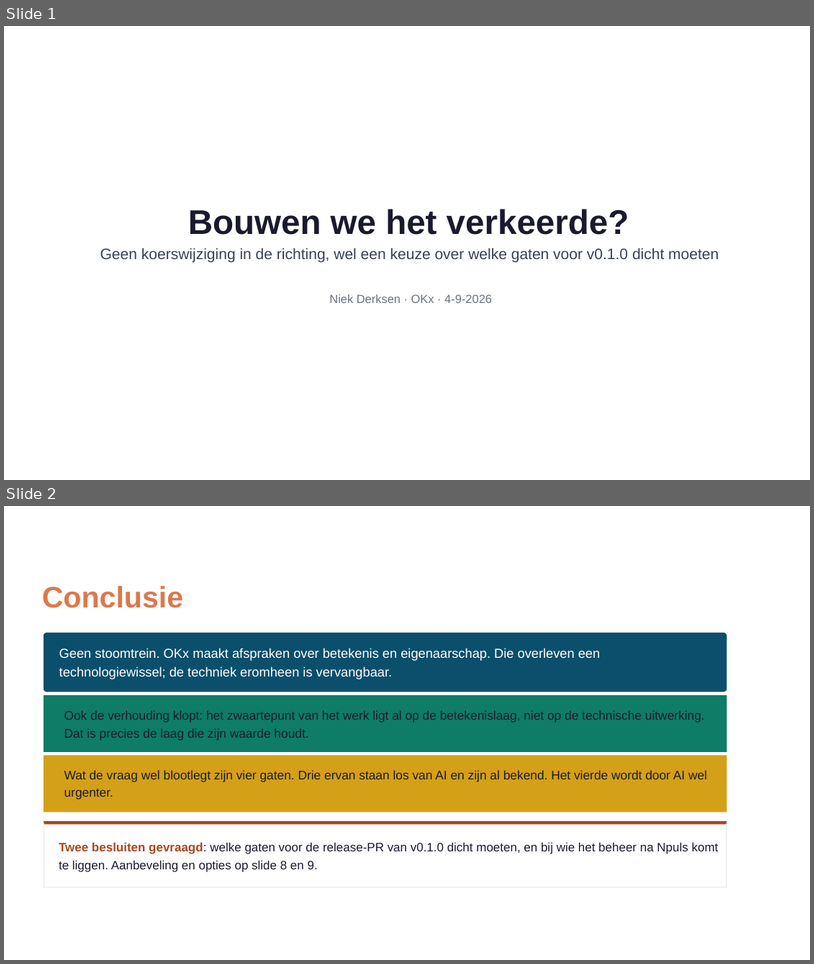
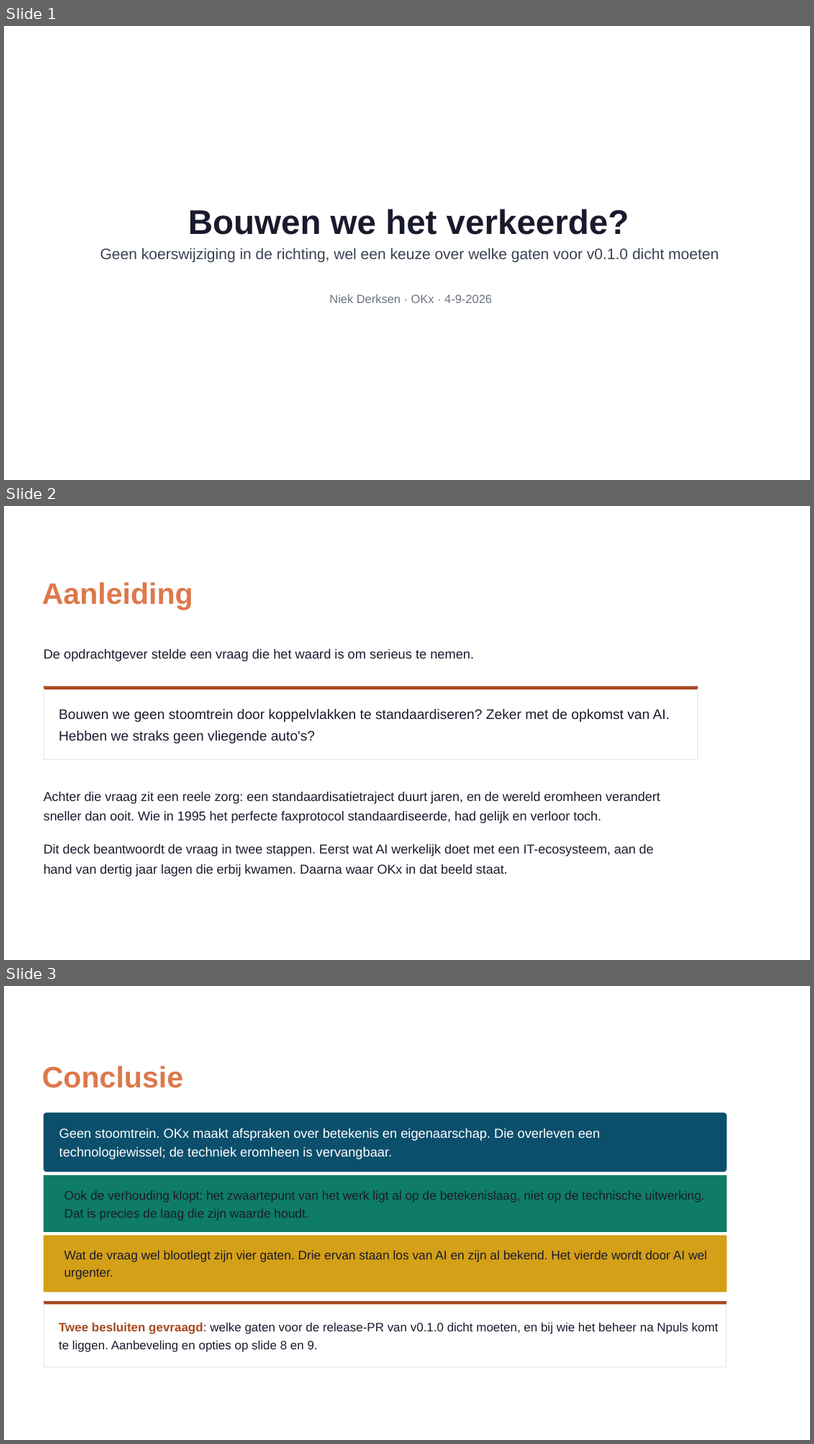
Before and after one commit to Npuls-OKx/meta, a slide deck: presentaties/export/260904_ai_houdbaarheid/260904_ai_houdbaarheid.pptx. Shown one above the other, each under a label of ours: slides 1 and 2 before the commit, slides 1, 2 and 3 after it. The pictures are 814x964 and 814x1444 pixels, drawn with LibreOffice and Linux fonts; fonts in the diff are those of the drawing; background and template pictures are left out. Boxes give left, top, right and bottom in pixels: in the first picture for what was removed or moved away, otherwise in the second. Text is boxed around its words. In the diff, an @@ line names an element or a change of style, - is before the commit and + after.

```diff
--- a/presentaties/export/260904_ai_houdbaarheid/260904_ai_houdbaarheid.pptx
+++ b/presentaties/export/260904_ai_houdbaarheid/260904_ai_houdbaarheid.pptx
@@ slide 2 added at (x1=4, y1=506, x2=810, y2=960), background picture (left out) @@
@@ freeform shape added at (x1=4, y1=506, x2=810, y2=960), fill #000000 @@
@@ freeform shape added at (x1=4, y1=506, x2=810, y2=960), fill #FFFFFF @@
@@ text added at (x1=42, y1=582, x2=193, y2=610), 27 pt, text #DD784B, bold @@
+Aanleiding
@@ text added at (x1=44, y1=649, x2=474, y2=662), 12 pt, text #1A1A2E @@
+De opdrachtgever stelde een vraag die het waard is om serieus te nemen.
@@ freeform shape added at (x1=44, y1=686, x2=698, y2=760), fill #FFFFFF @@
@@ freeform shape added at (x1=44, y1=686, x2=698, y2=689), fill #A8481F @@
@@ freeform shape added at (x1=44, y1=686, x2=44, y2=760), fill #E5E7EB @@
@@ freeform shape added at (x1=697, y1=686, x2=698, y2=760), fill #E5E7EB @@
@@ text added at (x1=59, y1=709, x2=670, y2=722), 12.6 pt, text #1A1A2E @@
+Bouwen we geen stoomtrein door koppelvlakken te standaardiseren? Zeker met de opkomst van AI.
@@ text added at (x1=59, y1=731, x2=315, y2=744), 12.6 pt, text #1A1A2E @@
+Hebben we straks geen vliegende auto's?
@@ freeform shape added at (x1=44, y1=759, x2=698, y2=760), fill #E5E7EB @@
@@ text added at (x1=44, y1=792, x2=661, y2=804), 11.8 pt, text #1A1A2E @@
+Achter die vraag zit een reele zorg: een standaardisatietraject duurt jaren, en de wereld eromheen verandert
@@ text added at (x1=44, y1=811, x2=602, y2=824), 11.8 pt, text #1A1A2E @@
+sneller dan ooit. Wie in 1995 het perfecte faxprotocol standaardiseerde, had gelijk en verloor toch.
@@ text added at (x1=44, y1=844, x2=654, y2=857), 11.8 pt, text #1A1A2E @@
+Dit deck beantwoordt de vraag in twee stappen. Eerst wat AI werkelijk doet met een IT-ecosysteem, aan de
@@ text added at (x1=44, y1=865, x2=508, y2=877), 11.8 pt, text #1A1A2E @@
+hand van dertig jaar lagen die erbij kwamen. Daarna waar OKx in dat beeld staat.
@@ what was slide 2 is now slide 3 @@
```
Also in this commit, not shown: 6 other slides added, 1 slide removed, 2 other files.
